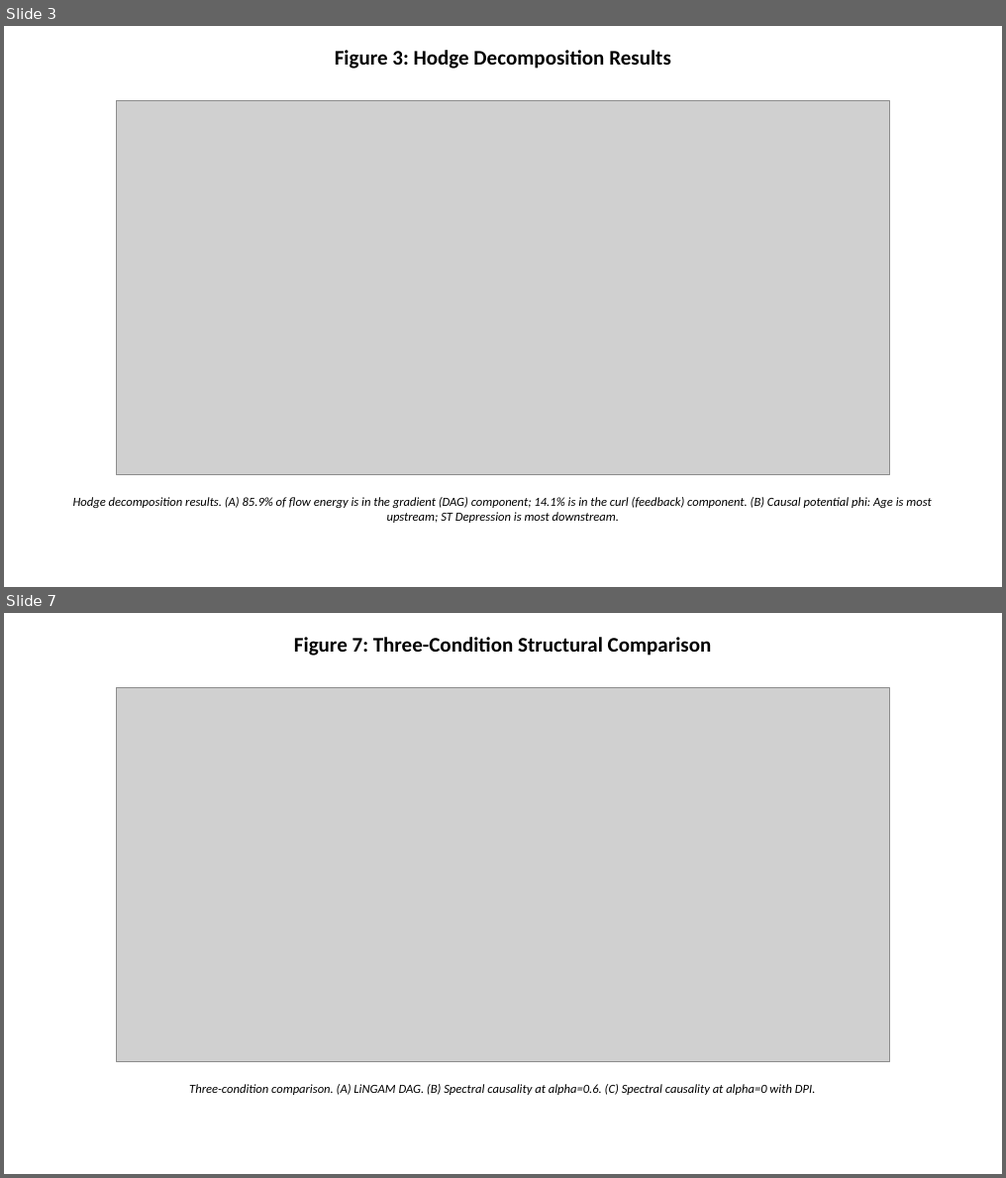
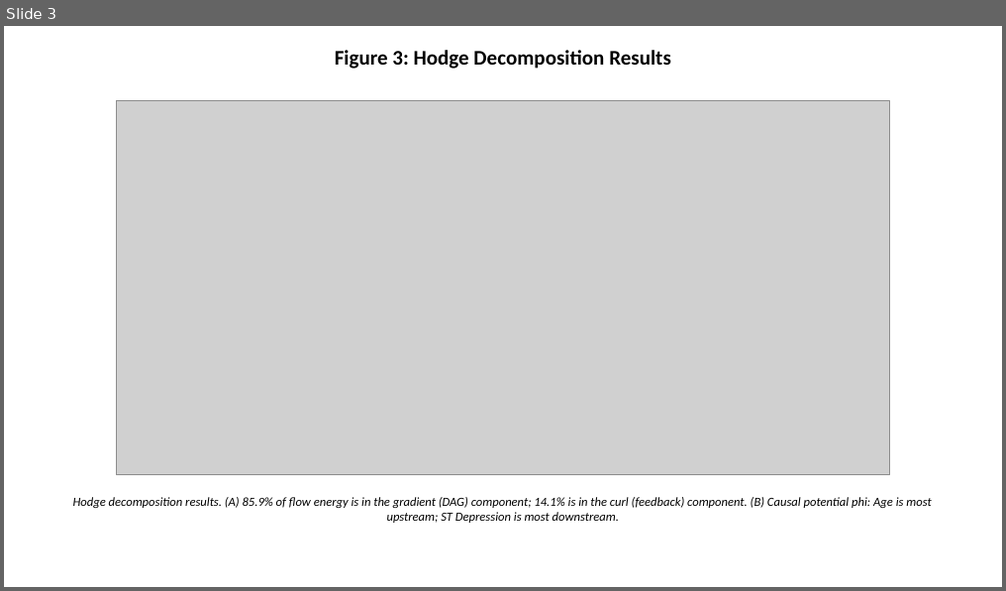
Before and after one commit to bougtoir/kotha-rct-decomposition, a slide deck: spectral-causality-jmlr/spectral_causality_figures.pptx. Shown one above the other, each under a label of ours: slides 3 and 7 before the commit, slide 3 after it; the slides between them are not shown. The pictures are 1006x1178 and 1006x591 pixels, drawn with LibreOffice and Linux fonts; fonts in the diff are those of the drawing; grey boxes stand for pictures. Boxes give left, top, right and bottom in pixels: in the first picture for what was removed or moved away, otherwise in the second. Text is boxed around its words. In the diff, an @@ line names an element or a change of style, - is before the commit and + after.

```diff
--- a/spectral-causality-jmlr/spectral_causality_figures.pptx
+++ b/spectral-causality-jmlr/spectral_causality_figures.pptx
@@ slide 7 removed at (4, 613, 1002, 1174), background #FFFFFF @@
@@ text removed at (294, 637, 712, 656) @@
-Figure 7: Three-Condition Structural Comparison
@@ picture removed at (116, 688, 890, 1062) @@
@@ text removed at (189, 1084, 816, 1095) @@
-Three-condition comparison. (A) LiNGAM DAG. (B) Spectral causality at alpha=0.6. (C) Spectral causality at alpha=0 with DPI.
```
Also in this commit, not shown: 2 slides changed, 4 other slides removed, 21 other files.
